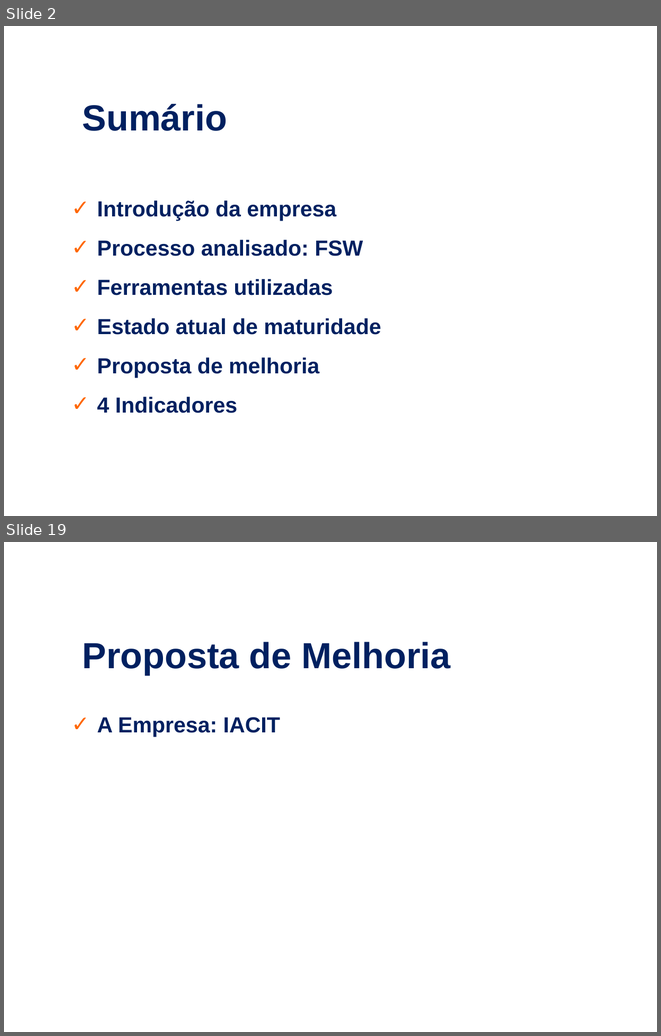
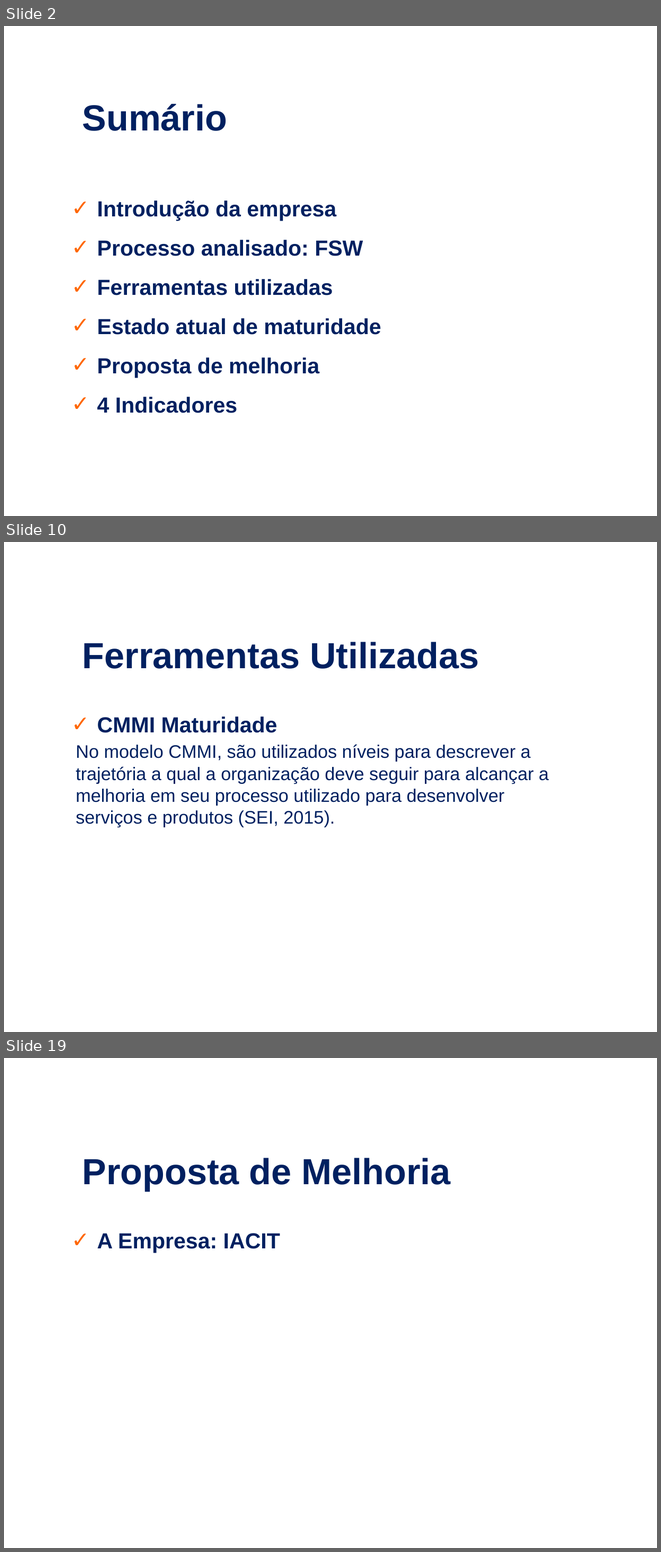
Before and after one commit to eccentricexit/softeng2_2017, a slide deck: ed-projetos-comp/ed-proj-comp.ppt. Shown one above the other, each under a label of ours: slides 2 and 19 before the commit, slides 2, 10 and 19 after it; the slides between them are not shown. The pictures are 661x1036 and 661x1552 pixels, drawn with LibreOffice and Linux fonts; fonts in the diff are those of the drawing; background and template pictures are left out. Boxes give left, top, right and bottom in pixels: in the first picture for what was removed or moved away, otherwise in the second. Text is boxed around its words. In the diff, an @@ line names an element or a change of style, - is before the commit and + after.

```diff
--- a/ed-projetos-comp/ed-proj-comp.ppt
+++ b/ed-projetos-comp/ed-proj-comp.ppt
@@ slide 10 added at [4, 542, 657, 1032], background picture (left out) @@
@@ text added at [82, 642, 479, 669], 40 pt, text #002060, bold @@
+Ferramentas Utilizadas
@@ text added at [97, 716, 277, 733], 24 pt, text #002060, bold @@
+  ✓ CMMI Maturidade
@@ text added at [76, 744, 549, 827], 20 pt, text #002060 @@
+No modelo CMMI, são utilizados níveis para descrever a trajetória a qual a organização deve seguir para alcançar a melhoria em seu processo utilizado para desenvolver
+serviços e produtos (SEI, 2015).
```
Also in this commit, not shown: 5 slides changed, 10 other slides added, 10 slides removed, 1 other file.
